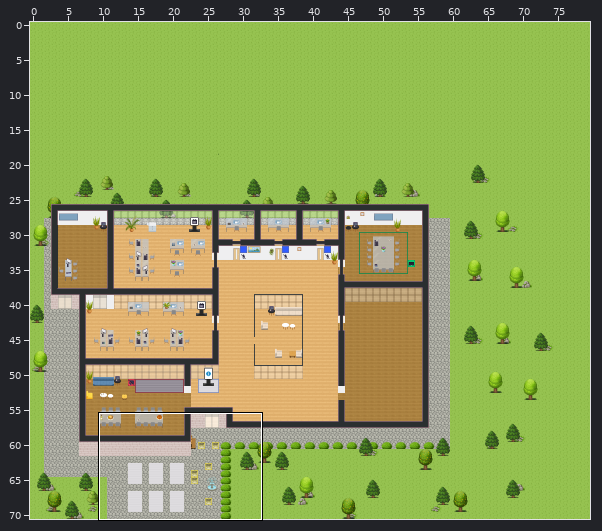
An edit to a level. Tiled map (JSON), mapSanteEscale.tmj. Above: a wide view before the commit, with the close-up outlined.
Close-up. As it was:
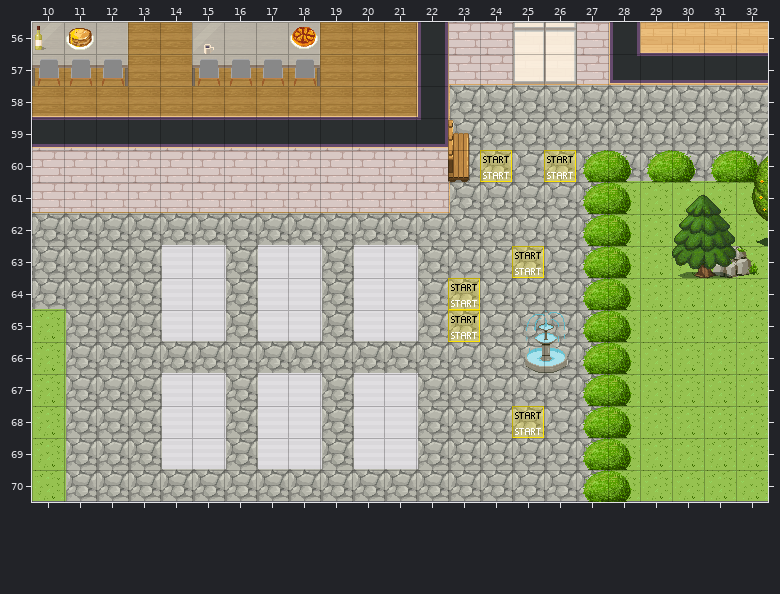
Cells are 32x32 px. Shown: x 10..32, y 56..70.
And afterwards:
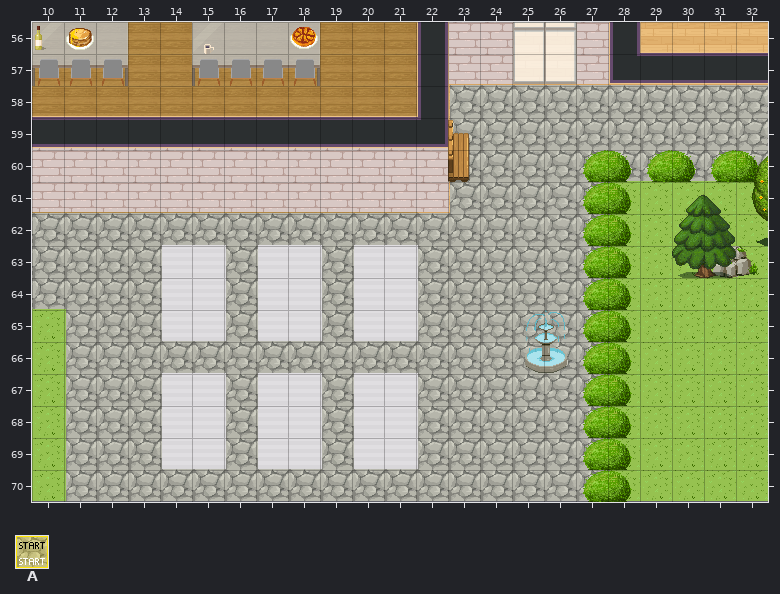
Key: from "WA_Special_Zones": A 1.
_ is an empty cell.
See-through tiles are keyed as they look on the map.
Edits made:
Layer "start" (removed):
y 60: x 24 A -> _; x 26 A -> _
y 63: x 25 A -> _
y 64..65: x 23 A -> _
y 68: x 25 A -> _
